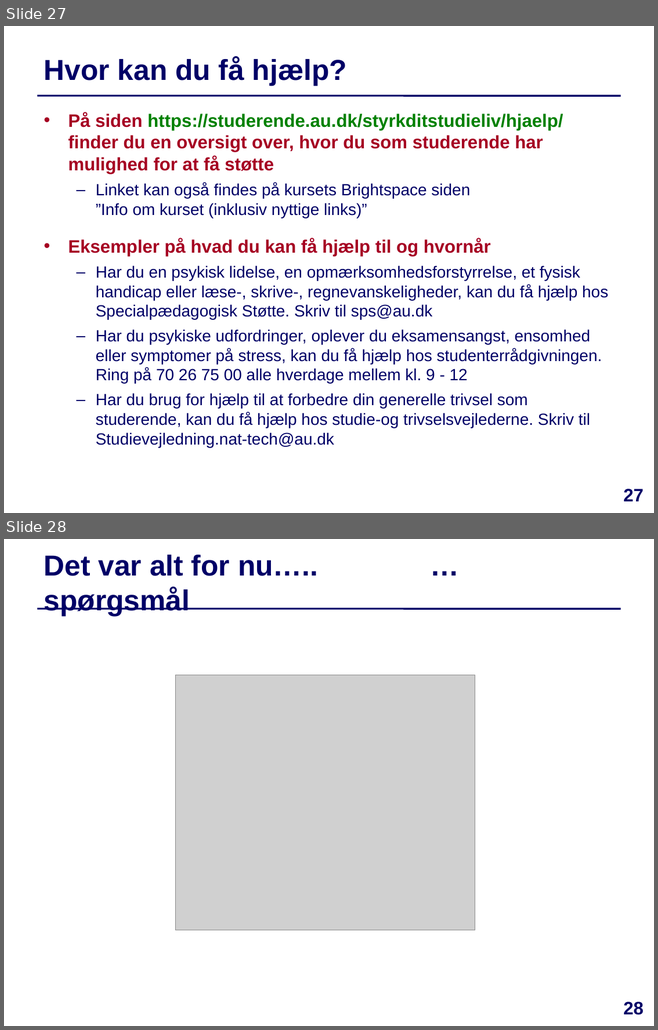
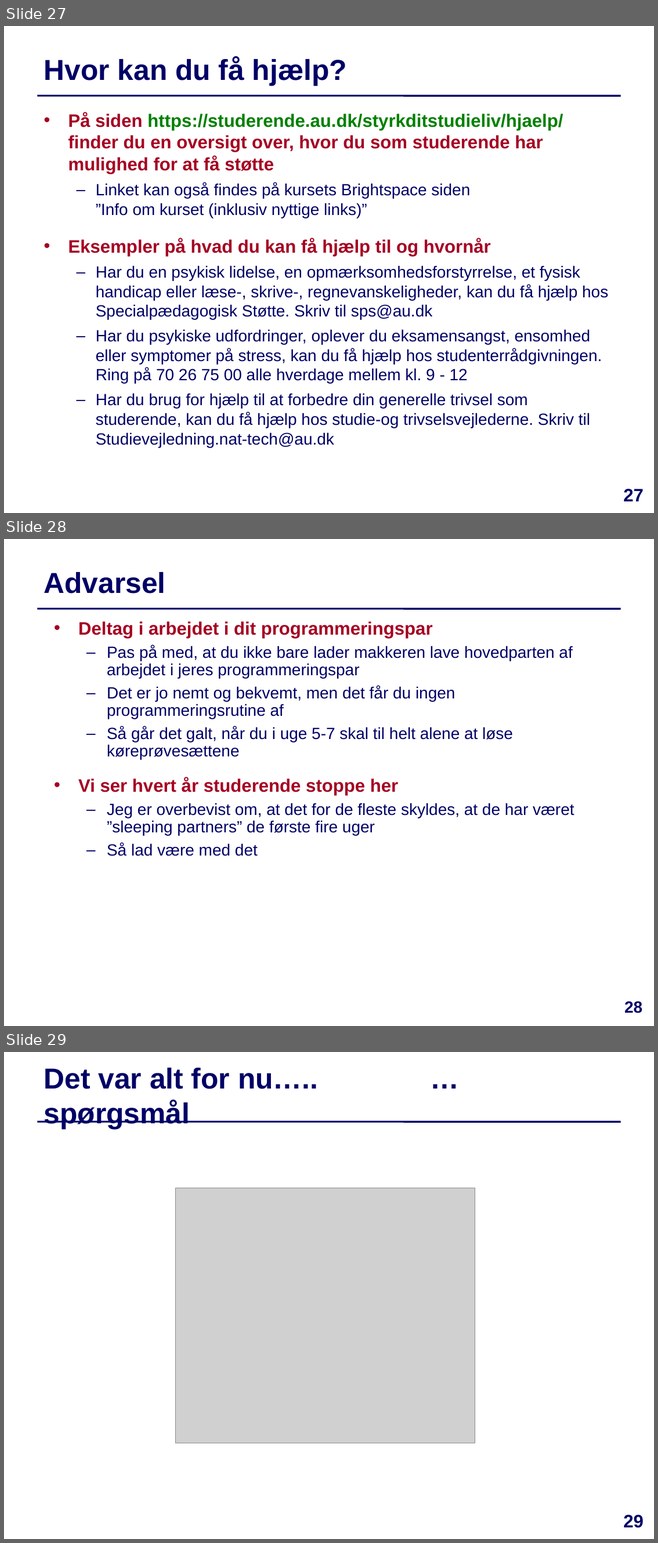
Before and after one commit to IntProgAU/Materiale, a slide deck: web/e22/uge_3a/Slides-Uge3-Mandag.pptx. Shown one above the other, each under a label of ours: slides 27 and 28 before the commit, slides 27, 28 and 29 after it. The pictures are 658x1030 and 658x1543 pixels, drawn with LibreOffice and Linux fonts; fonts in the diff are those of the drawing; grey boxes stand for pictures. Boxes give left, top, right and bottom in pixels: in the first picture for what was removed or moved away, otherwise in the second. Text is boxed around its words. In the diff, an @@ line names an element or a change of style, - is before the commit and + after.

```diff
--- a/web/e22/uge_3a/Slides-Uge3-Mandag.pptx
+++ b/web/e22/uge_3a/Slides-Uge3-Mandag.pptx
@@ slide 28 added at [4, 539, 654, 1026], background #FFFFFF; not listed: 1 template element that a slide beside it also shows @@
@@ title added at [44, 572, 166, 594], 32 pt, text #000066, bold @@
+Advarsel
@@ text added at [78, 621, 574, 856], 18 pt, text #000066 @@
+• Deltag i arbejdet i dit programmeringspar
+  – Pas på med, at du ikke bare lader makkeren lave hovedparten af arbejdet i jeres programmeringspar
+  – Det er jo nemt og bekvemt, men det får du ingen programmeringsrutine af
+  – Så går det galt, når du i uge 5-7 skal til helt alene at løse køreprøvesættene
+  • Vi ser hvert år studerende stoppe her
+  – Jeg er overbevist om, at det for de fleste skyldes, at de har været ”sleeping partners” de første fire uger
+  – Så lad være med det
@@ page number added at [624, 1001, 642, 1013], 18 pt, text #000066, bold @@
+28
@@ what was slide 28 is now slide 29 @@
@@ page number at [623, 1515, 643, 1528]: text changed @@
-28
+29
```
Also in this commit, not shown: 3 other files.
